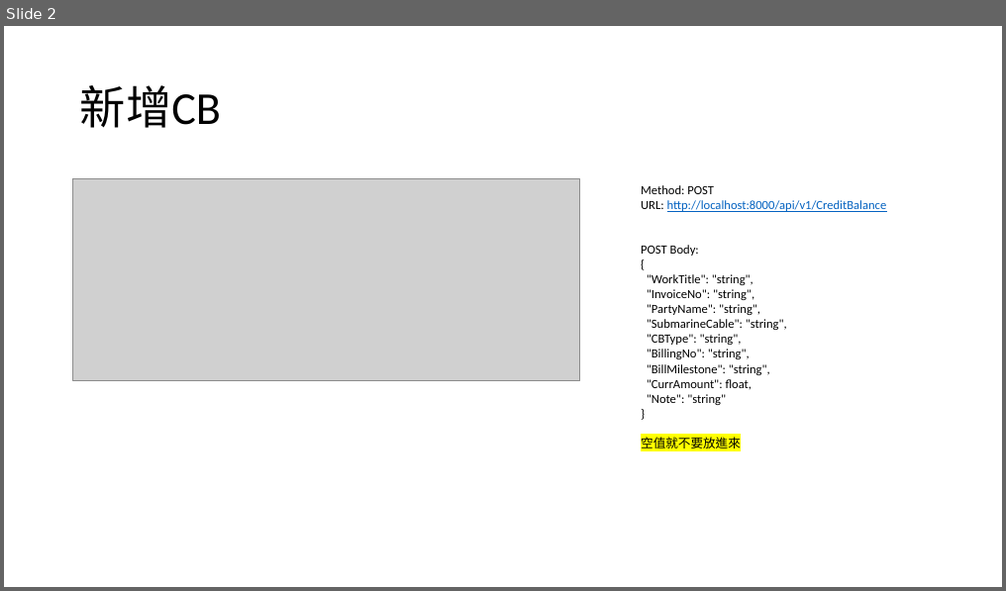
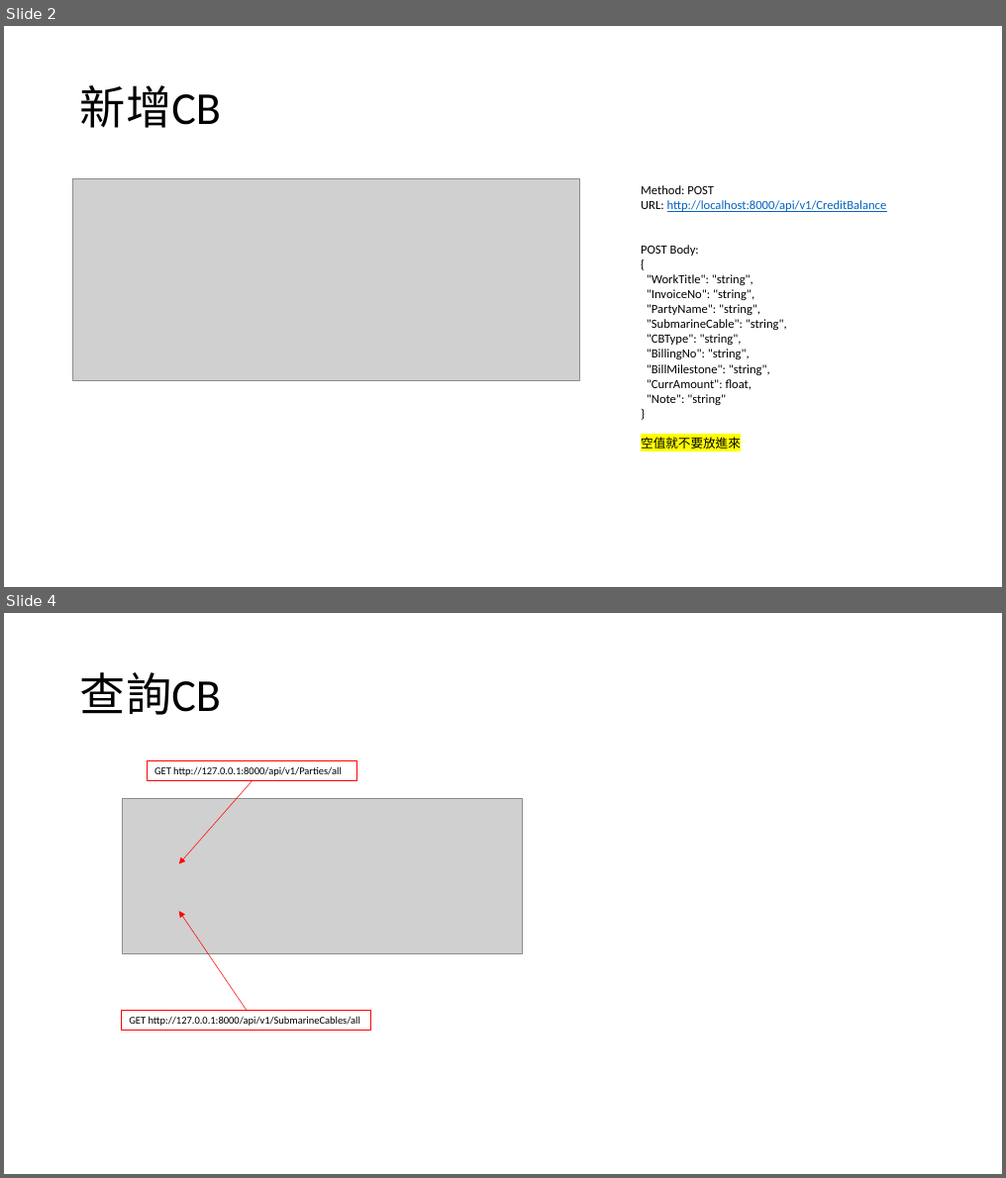
Before and after one commit to appletime81/cbp-sys-api, a slide deck: CBP專案/API Document/CB API.pptx. Shown one above the other, each under a label of ours: slide 2 before the commit, slides 2 and 4 after it; the slides between them are not shown. The pictures are 1006x591 and 1006x1178 pixels, drawn with LibreOffice and Linux fonts; fonts in the diff are those of the drawing; grey boxes stand for pictures. Boxes give left, top, right and bottom in pixels: in the first picture for what was removed or moved away, otherwise in the second. Text is boxed around its words. In the diff, an @@ line names an element or a change of style, - is before the commit and + after.

```diff
--- a/CBP專案/API Document/CB API.pptx
+++ b/CBP專案/API Document/CB API.pptx
@@ slide 4 added at <box>4,613,1002,1174</box>, background #FFFFFF @@
@@ title added at <box>80,672,221,715</box>, 44 pt, text #000000 @@
+查詢CB
@@ rectangle added at <box>147,761,356,780</box>, outline #FF0000 0.75 pt, 10 pt, text #000000 @@
+GET http://127.0.0.1:8000/api/v1/Parties/all
@@ arrow added from (252, 780) to (179, 864), #FF0000 0.5 pt @@
@@ picture added at <box>122,799,523,955</box> @@
@@ arrow added from (247, 1011) to (179, 911), #FF0000 0.5 pt @@
@@ rectangle added at <box>122,1011,371,1031</box>, outline #FF0000 0.75 pt, 10 pt, text #000000 @@
+GET http://127.0.0.1:8000/api/v1/SubmarineCables/all
```
Also in this commit, not shown: 1 slide changed, 9 other files.
